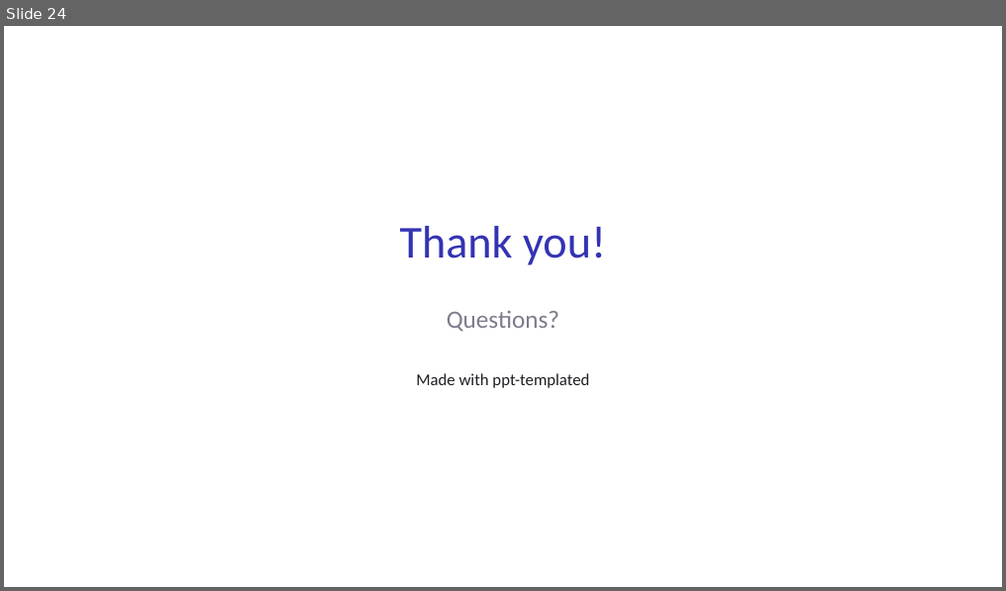
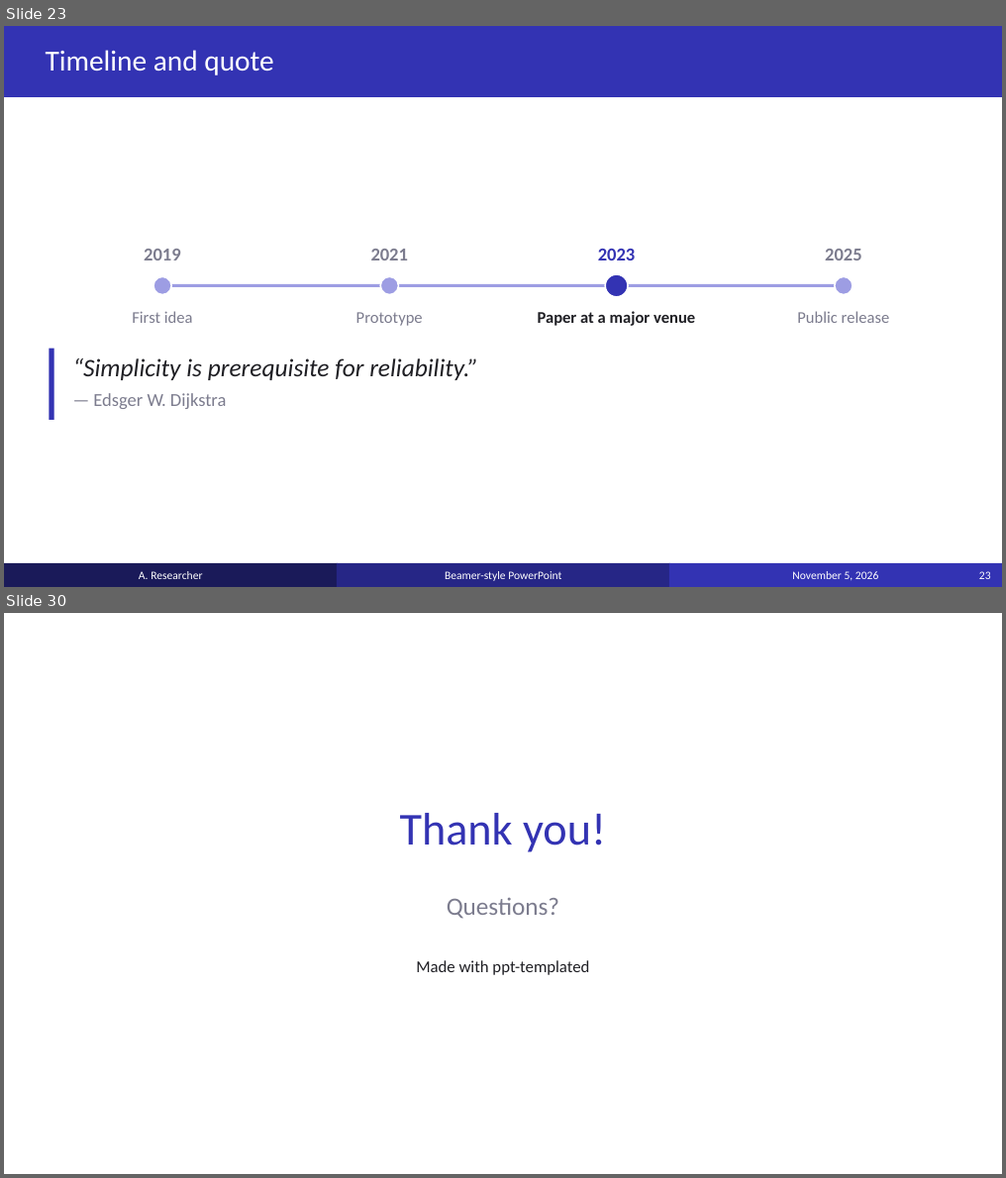
Before and after one commit to anoted/ppt-templated, a slide deck: examples/example_deck.pptx. Shown one above the other, each under a label of ours: slide 24 before the commit, slides 23 and 30 after it; the slides between them are not shown. The pictures are 1006x591 and 1006x1178 pixels, drawn with LibreOffice and Linux fonts; fonts in the diff are those of the drawing. Boxes give left, top, right and bottom in pixels: in the first picture for what was removed or moved away, otherwise in the second. Text is boxed around its words. In the diff, an @@ line names an element or a change of style, - is before the commit and + after.

```diff
--- a/examples/example_deck.pptx
+++ b/examples/example_deck.pptx
@@ slide 23 added at <box>4,26,1002,587</box>, background #FFFFFF @@
@@ rectangle added at <box>4,26,1002,97</box>, fill #3333B3 @@
@@ title added at <box>46,50,273,76</box>, 28 pt, text #FFFFFF @@
+Timeline and quote
@@ group added at <box>132,249,890,326</box>: 8 texts, 4 ellipses, 1 rectangle @@
+2019
+First idea
+2021
+Prototype
+2023
+Paper at a major venue
+2025
+Public release
@@ rectangle added at <box>49,349,54,421</box>, fill #3333B3 @@
@@ text added at <box>73,359,478,409</box>, 24.2 pt, text #1F1F24, italic @@
+“Simplicity is prerequisite for reliability.”
+— Edsger W. Dijkstra
@@ rectangle added at <box>4,564,338,587</box>, fill #1A1A59, 11 pt, text #FFFFFF @@
+A. Researcher
@@ rectangle added at <box>337,564,669,587</box>, fill #262686, 11 pt, text #FFFFFF @@
+Beamer-style PowerPoint
@@ rectangle added at <box>669,564,1002,587</box>, fill #3333B3, 11 pt, text #FFFFFF @@
+November 5, 2026
@@ page number added at <box>979,571,991,579</box>, 11 pt, text #FFFFFF @@
+23
@@ what was slide 24 is now slide 30 @@
```
Also in this commit, not shown: 23 slides changed, 5 other slides added, 34 other files.
